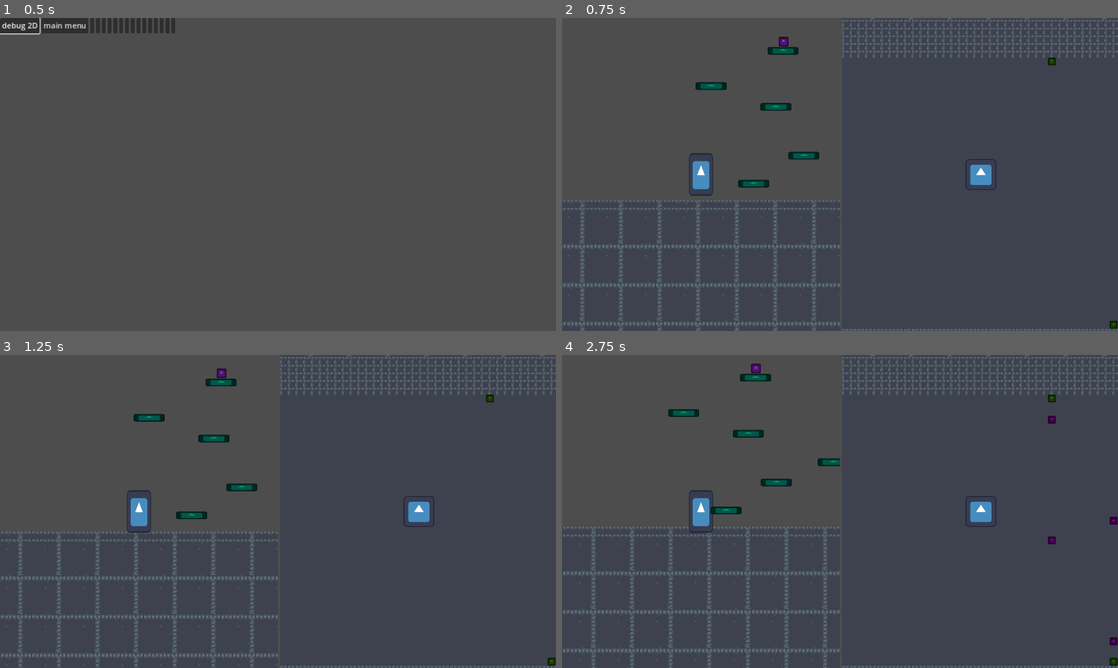
Above: before the commit, frames 1-4 (two rows, left to right).
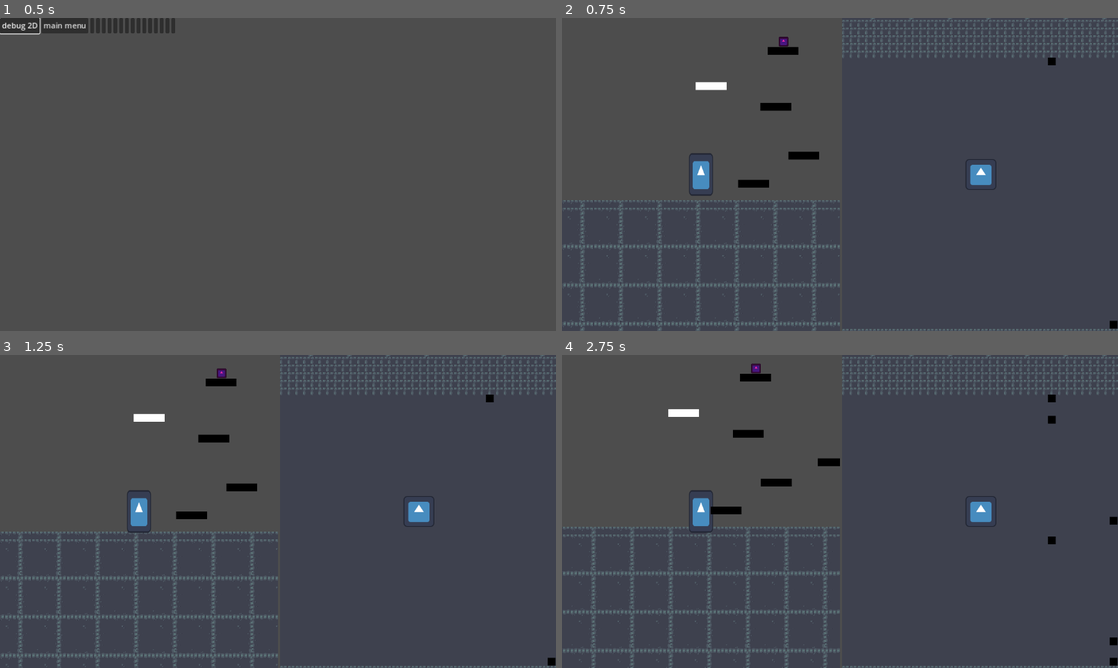
Above: after the commit, the same moments.

Repository: Where-is-my-input/Godot-Wild-Jam--72
Game: Godot game, scene res://system/debug.tscn
Two runs of this game, one before a commit and one after it. Both use one fixed random seed, a clock stepped at 60 frames per second and the inputs below. The engine's default icon, where the game draws it, is replaced by a stand-in: a white triangle on a blue panel in a dark square.
Inputs:
- Up to frame 1 (0.5 s): no input
- Up to frame 2 (0.75 s): click "debug 2D" at 0.5 s
- Up to frame 3 (1.25 s): no input
- Up to frame 4 (2.75 s): tap Enter (ui_accept) at 1.25, 1.52, 2.27 s; hold D (platformer_right) from 1.28 s (still down)

Frame 1 is identical in both runs. In frame 2, 0.7% of the frame differs, in the area x 24-100%, y 9-100%; in frame 3, 0.7%; in frame 4, 1.0%, in the area x 19-100%, y 6-100%.

Commit message:
Color Swap

Diff:
--- a/characters/player/CharacterBody2D.gd
+++ b/characters/player/CharacterBody2D.gd
@@ -8,6 +8,7 @@
 # Get the gravity from the project settings to be synced with RigidBody nodes.
 var gravity = ProjectSettings.get_setting("physics/2d/default_gravity")
 
+var swap = false
 
 func _physics_process(delta):
 	# Add the gravity.
@@ -22,6 +23,7 @@
 	# As good practice, you should replace UI actions with custom gameplay actions.
 	var direction = Vector2(Input.get_axis("topdown_left", "topdown_right"), Input.get_axis("topdown_up", "topdown_down"))
 	if direction && tmr_movement_cooldown.is_stopped():
+		swap = true
 		velocity = direction * SPEED * 60
 		#position.x += SPEED * direction.x
 		#position.y += SPEED * direction.y
@@ -29,4 +31,8 @@
 	else:
 		#velocity = Vector2(move_toward(velocity.x, 0, SPEED), move_toward(velocity.y, 0, SPEED))
 		velocity = Vector2(0,0)
-	move_and_slide()
+	if move_and_slide(): swap = false
+
+	if swap:
+		Global.colorSwapped()
+		swap = false
--- a/characters/player_sidescroller/cb2Platformer.gd
+++ b/characters/player_sidescroller/cb2Platformer.gd
@@ -16,6 +16,7 @@
 	# Handle jump.
 	if Input.is_action_just_pressed("platformer_up") and is_on_floor():
 		velocity.y = JUMP_VELOCITY
+		Global.colorSwapped()
 
 	# Get the input direction and handle the movement/deceleration.
 	# As good practice, you should replace UI actions with custom gameplay actions.
--- a/system/debug_platformer.tscn
+++ b/system/debug_platformer.tscn
@@ -36,6 +36,8 @@
 
 [node name="platform5" parent="." instance=ExtResource("3_cogq0")]
 position = Vector2(347, 324)
+disabled = true
+color = 1
 
 [node name="platform6" parent="." instance=ExtResource("3_cogq0")]
 position = Vector2(496, 251)
--- a/system/global.gd
+++ b/system/global.gd
@@ -1,10 +1,21 @@
 extends Node
 
 enum WORLD { PLATFORMER, TOPDOWN }
+enum WORLD_COLOR {WHITE, BLACK}
+
+var color0 = Color.WHITE
+var color1 = Color.BLACK
+
+#var currentColor = color0
 
 signal platformTrigger
 signal topDownTrigger
 
+signal colorSwap
+
 func _input(event):
 	if event.is_action_pressed("reset"):
 		get_tree().change_scene_to_file("res://system/debug.tscn")
+
+func colorSwapped():
+	colorSwap.emit()
--- /dev/null
+++ b/world/collision/platform.gd
@@ -0,0 +1,15 @@
+extends Node2D
+@onready var collision_shape_2d = $cb2Platform/CollisionShape2D
+@onready var color_cell = $cb2Platform/colorCell
+
+@export var disabled = false
+@export var color:Global.WORLD_COLOR = Global.WORLD_COLOR.WHITE
+
+func _ready():
+	Global.connect("colorSwap", colorSwapped)
+	collision_shape_2d.disabled = disabled
+	color_cell.currentColor = color
+	color_cell.setCurrentColor()
+
+func colorSwapped():
+	collision_shape_2d.disabled = !collision_shape_2d.disabled
--- a/world/collision/platform.tscn
+++ b/world/collision/platform.tscn
@@ -1,18 +1,21 @@
-[gd_scene load_steps=3 format=3 uid="uid://bpq2la0gp2b16"]
+[gd_scene load_steps=4 format=3 uid="uid://bpq2la0gp2b16"]
 
-[ext_resource type="Texture2D" uid="uid://cxi7f0rmsb5xd" path="res://icon.svg" id="1_3mb7d"]
+[ext_resource type="PackedScene" uid="uid://bo8mvywpmj3bj" path="res://world/color_cell.tscn" id="1_8lvpt"]
+[ext_resource type="Script" path="res://world/collision/platform.gd" id="1_h8hef"]
 
 [sub_resource type="RectangleShape2D" id="RectangleShape2D_7myv1"]
 size = Vector2(64, 16)
 
 [node name="platform" type="Node2D"]
+script = ExtResource("1_h8hef")
 
 [node name="cb2Platform" type="CharacterBody2D" parent="."]
 
 [node name="CollisionShape2D" type="CollisionShape2D" parent="cb2Platform"]
 shape = SubResource("RectangleShape2D_7myv1")
 
-[node name="Sprite2D" type="Sprite2D" parent="cb2Platform"]
-modulate = Color(0, 0.62356, 0.384956, 1)
-scale = Vector2(0.5, 0.125)
-texture = ExtResource("1_3mb7d")
+[node name="colorCell" parent="cb2Platform" instance=ExtResource("1_8lvpt")]
+offset_left = -32.0
+offset_top = -8.0
+offset_right = 32.0
+offset_bottom = 8.0
--- /dev/null
+++ b/world/color_cell.gd
@@ -0,0 +1,24 @@
+extends ColorRect
+
+@export var currentColor:Global.WORLD_COLOR = Global.WORLD_COLOR.WHITE
+
+# Called when the node enters the scene tree for the first time.
+func _ready():
+	Global.connect("colorSwap", colorSwap)
+	colorSwap()
+
+func colorSwap():
+	match currentColor:
+		Global.WORLD_COLOR.WHITE:
+			currentColor = Global.WORLD_COLOR.BLACK
+			setCurrentColor()
+		Global.WORLD_COLOR.BLACK:
+			currentColor = Global.WORLD_COLOR.WHITE
+			setCurrentColor()
+
+func setCurrentColor():
+	match currentColor:
+		Global.WORLD_COLOR.WHITE:
+			color = Global.color1
+		Global.WORLD_COLOR.BLACK:
+			color = Global.color0
--- /dev/null
+++ b/world/color_cell.tscn
@@ -0,0 +1,9 @@
+[gd_scene load_steps=2 format=3 uid="uid://bo8mvywpmj3bj"]
+
+[ext_resource type="Script" path="res://world/color_cell.gd" id="1_ophye"]
+
+[node name="colorCell" type="ColorRect"]
+offset_right = 40.0
+offset_bottom = 40.0
+script = ExtResource("1_ophye")
+currentColor = 1
--- a/world/interactables/bullet.tscn
+++ b/world/interactables/bullet.tscn
@@ -1,7 +1,7 @@
 [gd_scene load_steps=4 format=3 uid="uid://ddnfcouxqubim"]
 
 [ext_resource type="Script" path="res://world/interactables/cbBullet.gd" id="1_dob6f"]
-[ext_resource type="Texture2D" uid="uid://cxi7f0rmsb5xd" path="res://icon.svg" id="1_wvkj0"]
+[ext_resource type="PackedScene" uid="uid://bo8mvywpmj3bj" path="res://world/color_cell.tscn" id="2_cgn2b"]
 
 [sub_resource type="RectangleShape2D" id="RectangleShape2D_sjh5o"]
 size = Vector2(16, 16)
@@ -10,10 +10,11 @@
 collision_layer = 0
 script = ExtResource("1_dob6f")
 
-[node name="Sprite2D" type="Sprite2D" parent="."]
-modulate = Color(0.81253, 1.82897e-06, 0.495254, 1)
-scale = Vector2(0.125, 0.125)
-texture = ExtResource("1_wvkj0")
-
 [node name="CollisionShape2D" type="CollisionShape2D" parent="."]
 shape = SubResource("RectangleShape2D_sjh5o")
+
+[node name="colorCell" parent="." instance=ExtResource("2_cgn2b")]
+offset_left = -8.0
+offset_top = -8.0
+offset_right = 8.0
+offset_bottom = 8.0
--- a/world/objects/turret.tscn
+++ b/world/objects/turret.tscn
@@ -1,7 +1,7 @@
 [gd_scene load_steps=3 format=3 uid="uid://i4nfp47faug1"]
 
 [ext_resource type="Script" path="res://world/objects/turret.gd" id="1_a74ev"]
-[ext_resource type="Texture2D" uid="uid://cxi7f0rmsb5xd" path="res://icon.svg" id="2_f5s7v"]
+[ext_resource type="PackedScene" uid="uid://bo8mvywpmj3bj" path="res://world/color_cell.tscn" id="2_6ybne"]
 
 [node name="turret" type="Node2D"]
 script = ExtResource("1_a74ev")
@@ -10,9 +10,10 @@
 one_shot = true
 autostart = true
 
-[node name="Sprite2D" type="Sprite2D" parent="."]
-modulate = Color(0.295882, 0.475568, 9.62615e-08, 1)
-scale = Vector2(0.125, 0.125)
-texture = ExtResource("2_f5s7v")
+[node name="colorCell" parent="." instance=ExtResource("2_6ybne")]
+offset_left = -8.0
+offset_top = -8.0
+offset_right = 8.0
+offset_bottom = 8.0
 
 [connection signal="timeout" from="tmrSpawn" to="." method="_on_tmr_spawn_timeout"]
